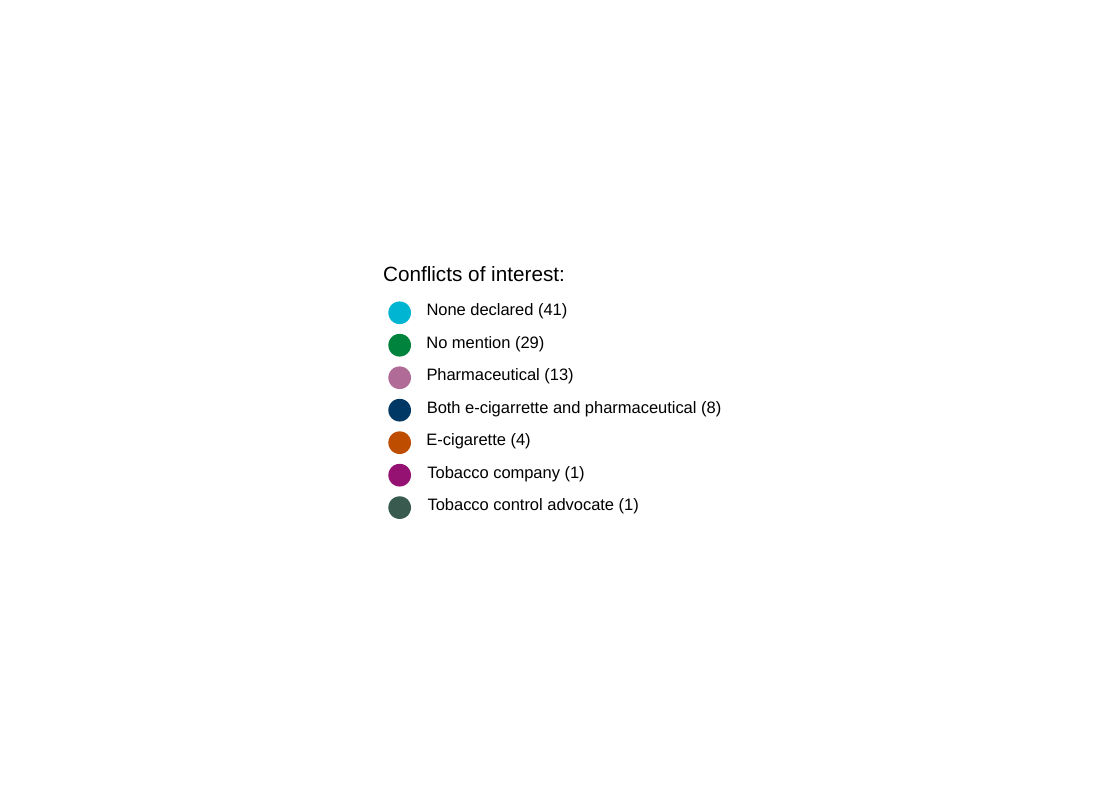
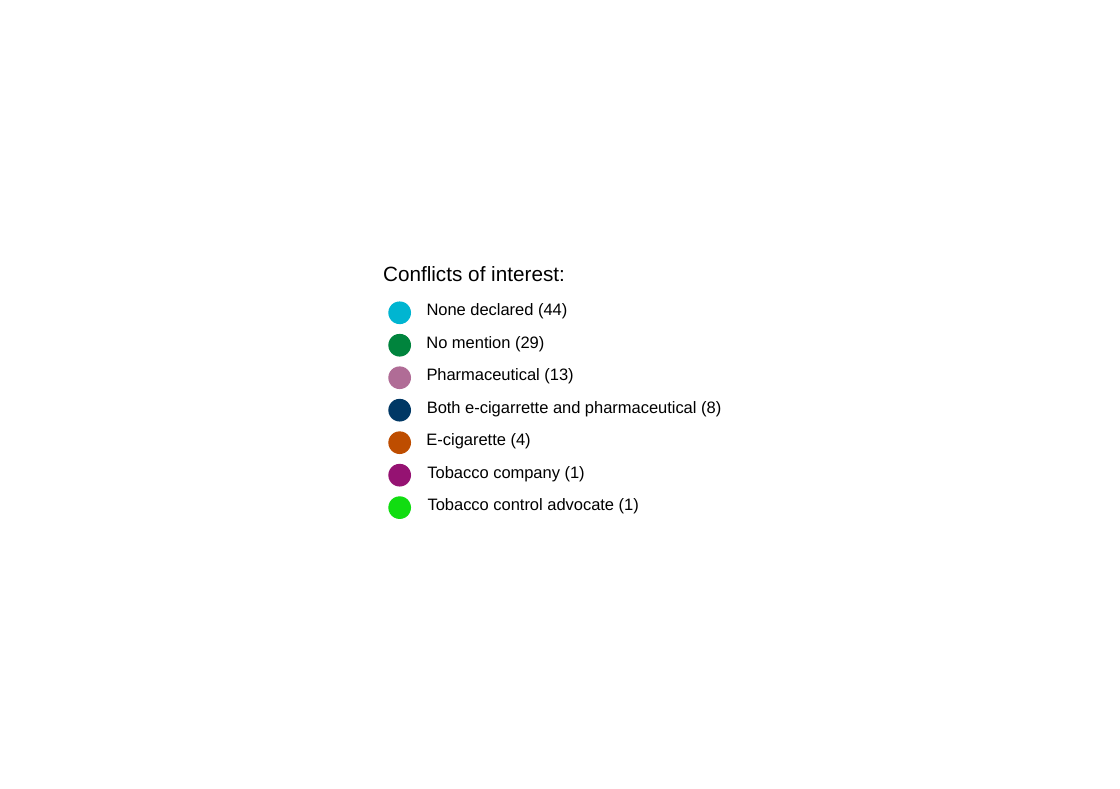
Before and after one commit to marissasmith8/Citation-Network-Analysis, a slide deck: slide 1 of outputs/legend_conf_paper.pptx. Drawn at 1120x789 pixels with LibreOffice and Linux fonts; fonts in the diff are those of the drawing. Boxes give left, top, right and bottom in pixels: in the first picture for what was removed or moved away, otherwise in the second. Text is boxed around its words. In the diff, an @@ line names an element or a change of style, - is before the commit and + after.

```diff
--- a/outputs/legend_conf_paper.pptx
+++ b/outputs/legend_conf_paper.pptx
@@ rectangle added at (x1=218, y1=209, x2=902, y2=581), fill #FFFFFF, outline #FFFFFF 0.75 pt @@
@@ text at (x1=427, y1=303, x2=567, y2=319): text changed @@
-None declared (41)
+None declared (44)
@@ ellipse at (x1=389, y1=497, x2=410, y2=519): fill #385A4F to #11DD11; outline #385A4F 0.71 pt to #11DD11 0.71 pt @@
```
Also in this commit, not shown: 6 other files.
